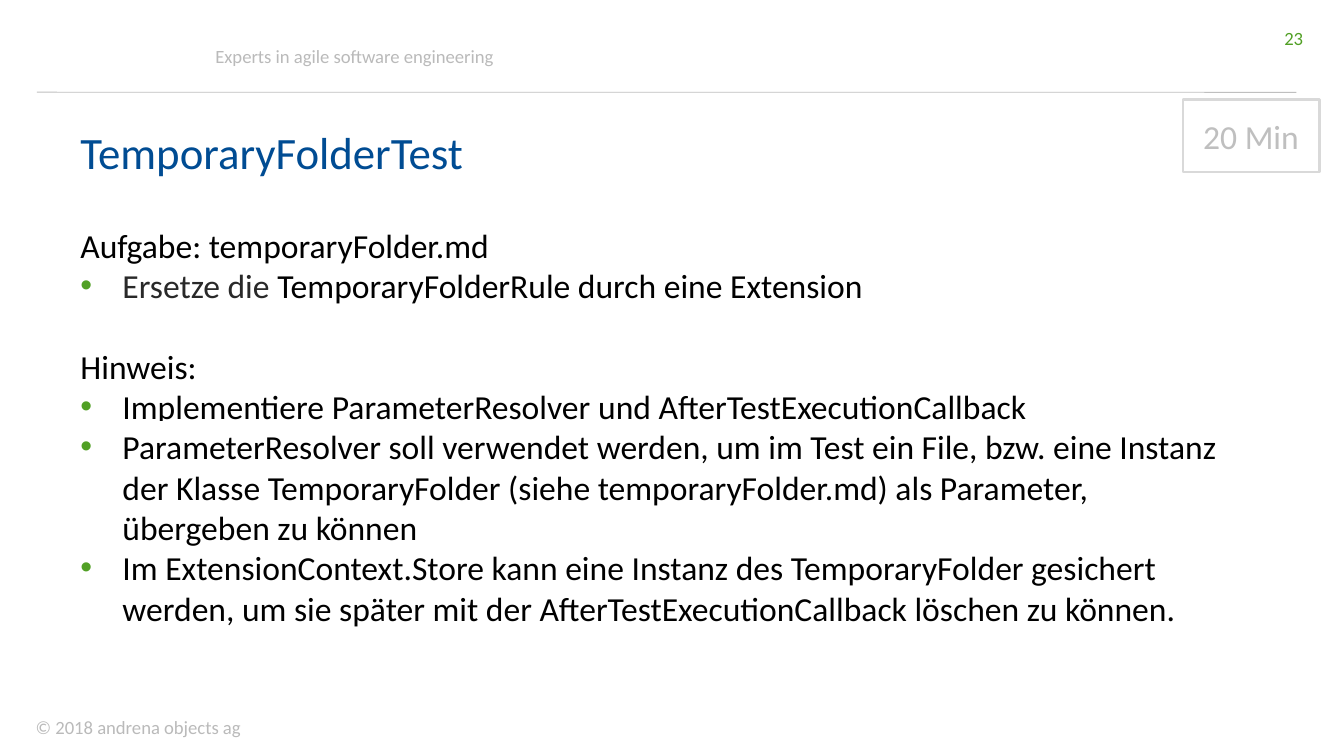
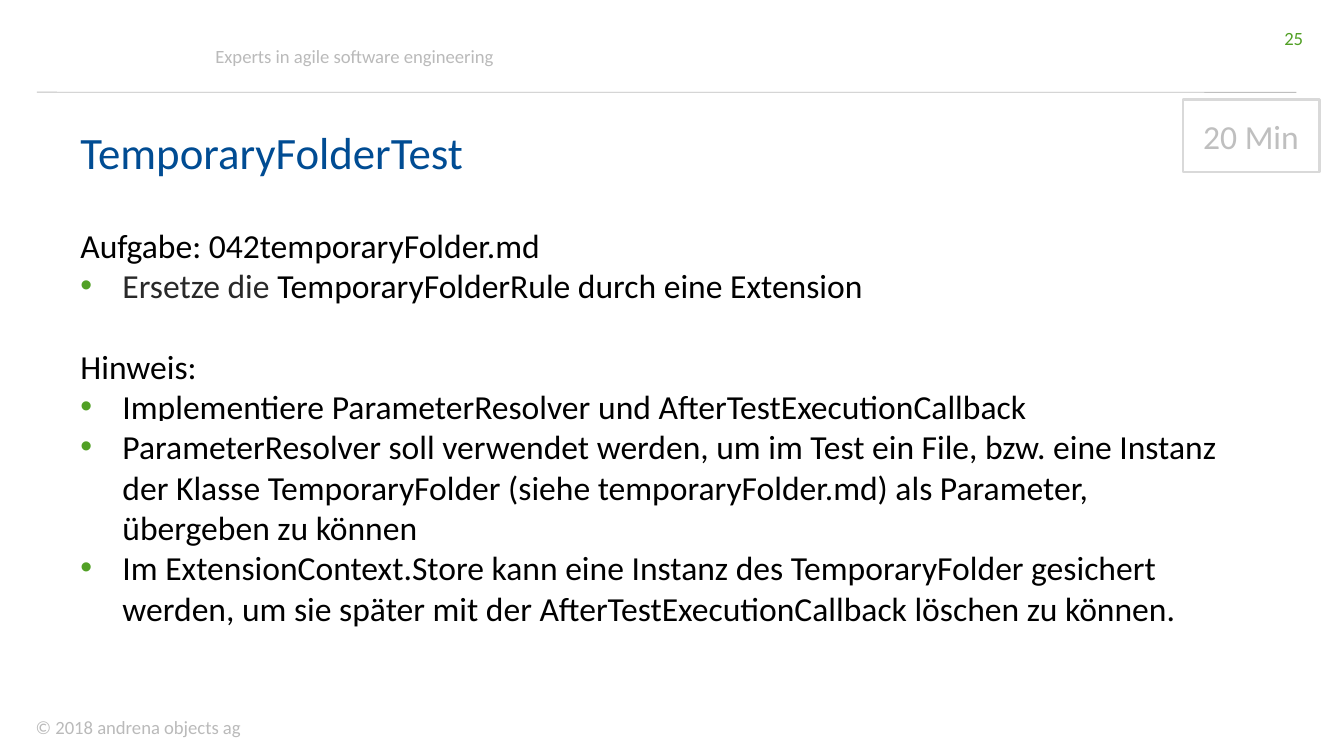
Before and after one commit to andrena/junit5-workshop-et-ka-2018, a slide deck: slide 25 of files/Folien.pptx (slide 23 before the commit). Drawn at 1344x756 pixels with LibreOffice and Linux fonts; fonts in the diff are those of the drawing; background and template pictures are left out. Boxes give left, top, right and bottom in pixels: in the first picture for what was removed or moved away, otherwise in the second. Text is boxed around its words. In the diff, an @@ line names an element or a change of style, - is before the commit and + after.

```diff
--- a/files/Folien.pptx
+++ b/files/Folien.pptx
@@ page number at bbox=[1284, 33, 1303, 45]: text changed @@
-23
+25
@@ text at bbox=[80, 234, 540, 264]: text changed @@
-Aufgabe: temporaryFolder.md
+Aufgabe: 042temporaryFolder.md
```
Also in this commit, not shown: 10 other slides changed, 13 slides added.
